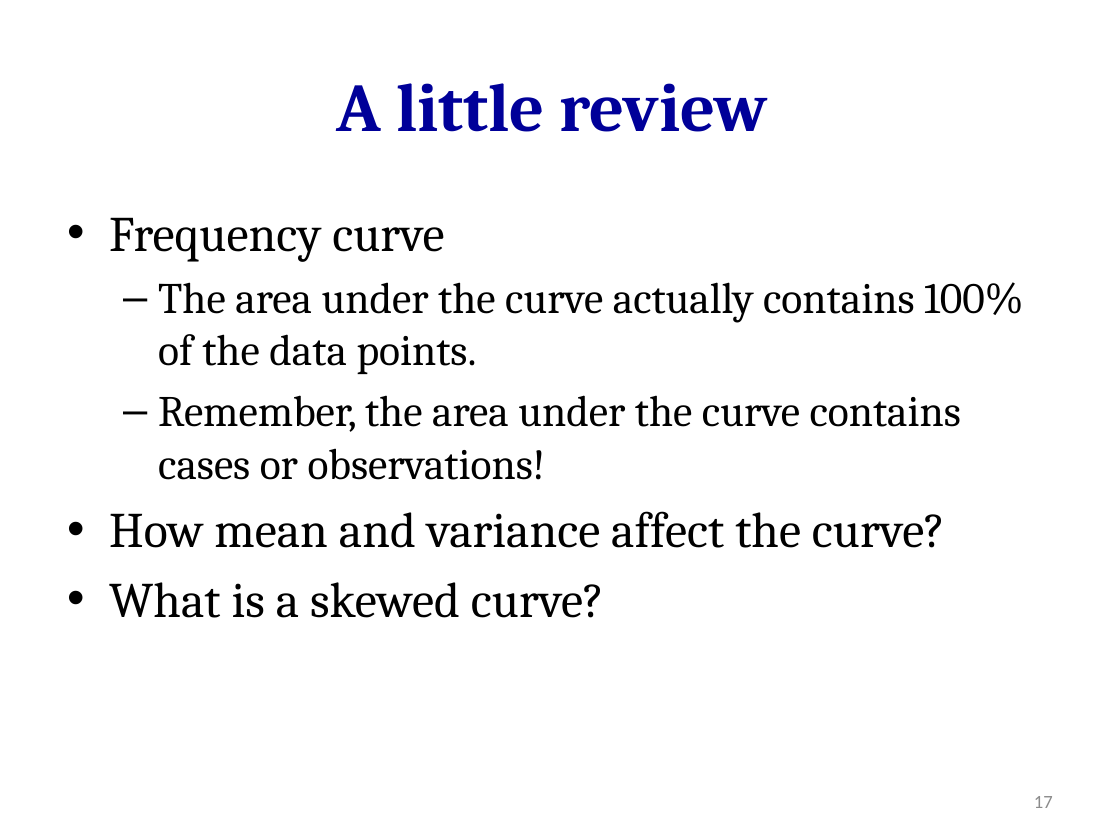
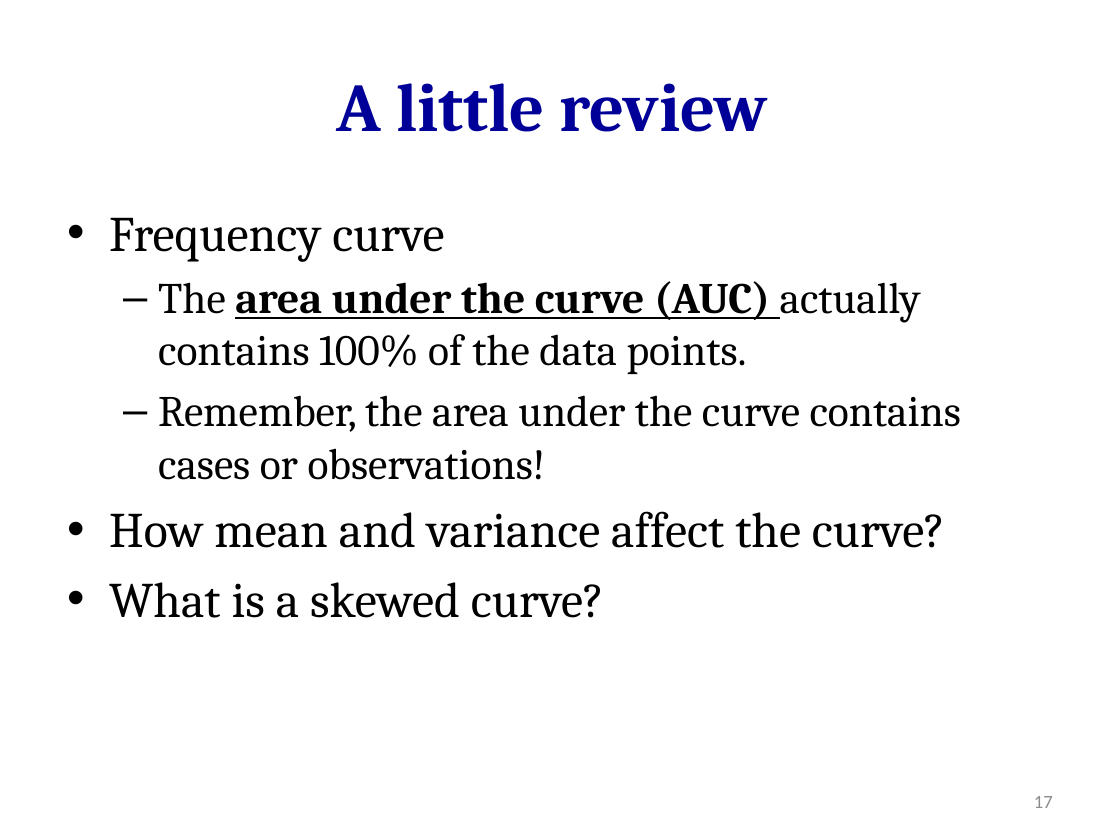
Before and after one commit to hejibo/Psychological-Statistics, a slide deck: slide 17 of Lecture 4 - Measure of Dispersion & Normal Curve/Lecture 4 - Measure of Dispersion & Normal Curve.pptx. Drawn at 1120x840 pixels with LibreOffice and Linux fonts; fonts in the diff are those of the drawing. Boxes give left, top, right and bottom in pixels: in the first picture for what was removed or moved away, otherwise in the second. Text is boxed around its words. In the diff, an @@ line names an element or a change of style, - is before the commit and + after.

```diff
--- a/Lecture 4 - Measure of Dispersion & Normal Curve/Lecture 4 - Measure of Dispersion & Normal Curve.pptx
+++ b/Lecture 4 - Measure of Dispersion & Normal Curve/Lecture 4 - Measure of Dispersion & Normal Curve.pptx
@@ text at [158, 281, 921, 374]: text changed @@
-  – The area under the curve actually contains 100% of the data points.
+  – The area under the curve (AUC) actually contains 100% of the data points.
```
Also in this commit, not shown: 2 other slides changed, 10 slides added, 10 other files.
